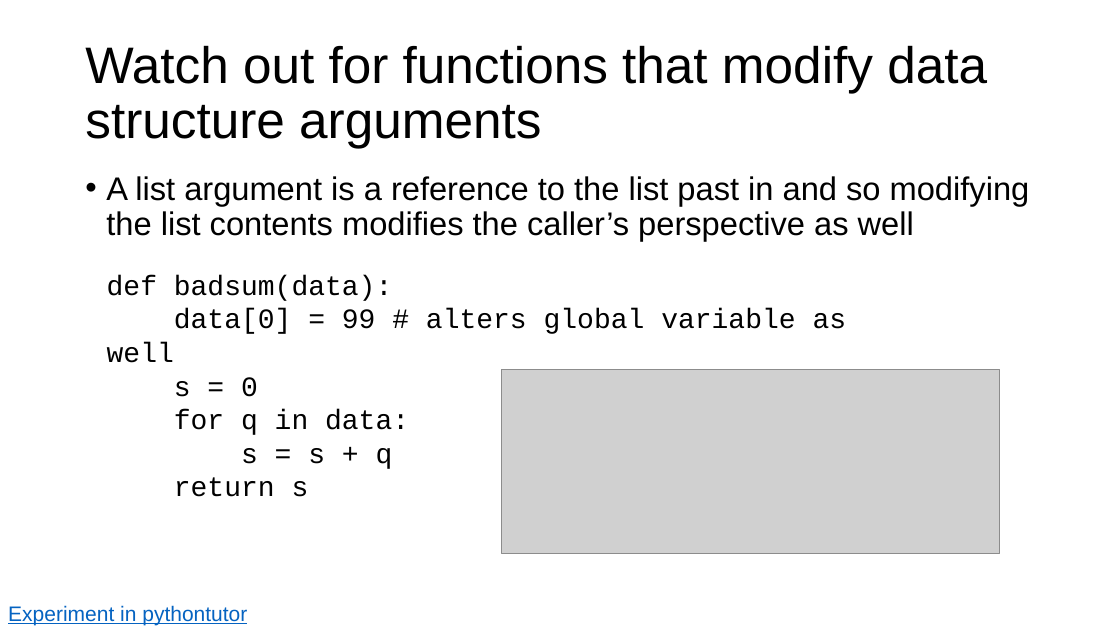
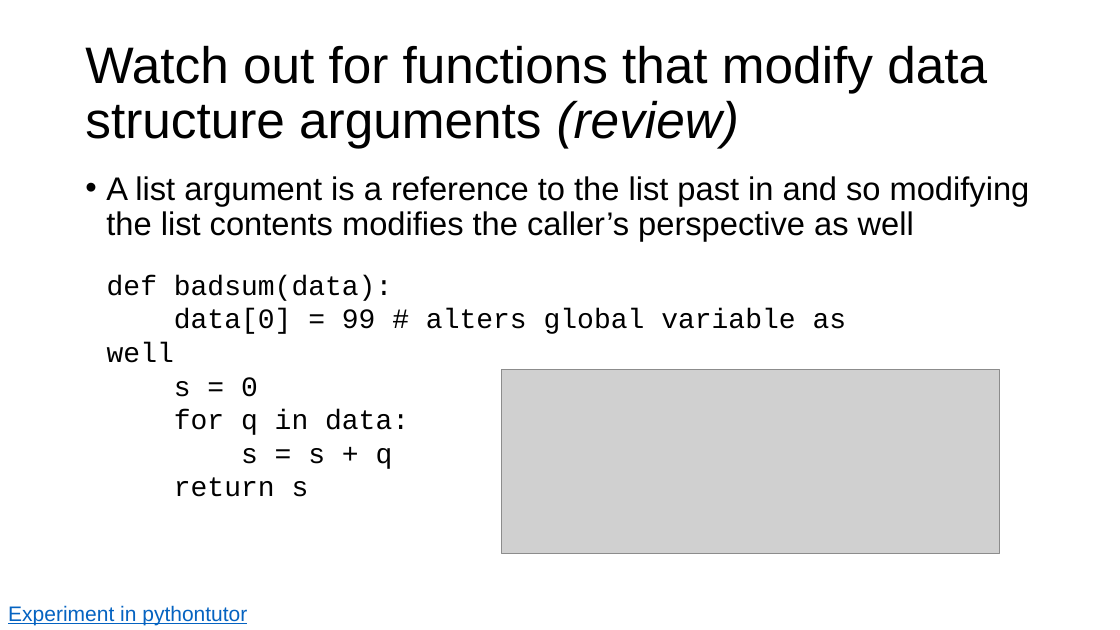
Before and after one commit to parrt/msds501, a slide deck: slide 23 of slides/functions.pptx. Drawn at 1120x630 pixels with LibreOffice and Linux fonts; fonts in the diff are those of the drawing; grey boxes stand for pictures; background and template pictures are left out. Boxes give left, top, right and bottom in pixels: in the first picture for what was removed or moved away, otherwise in the second. Text is boxed around its words. In the diff, an @@ line names an element or a change of style, - is before the commit and + after.

```diff
--- a/slides/functions.pptx
+++ b/slides/functions.pptx
@@ title at (x1=85, y1=45, x2=987, y2=148): text changed @@
-Watch out for functions that modify data structure arguments
+Watch out for functions that modify data structure arguments (review)
```
Also in this commit, not shown: 2 other slides changed, 1 slide added, 4 other files.
